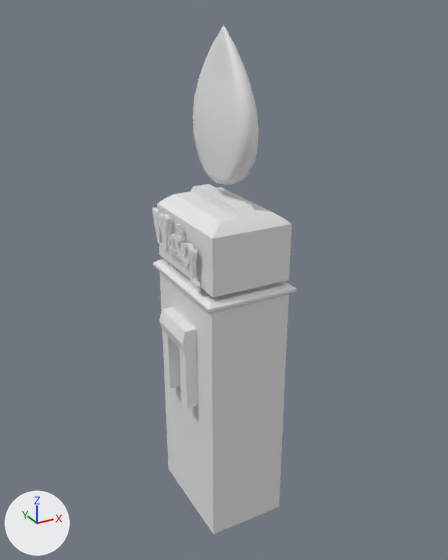
A saved change to the FBX model WeFixIt/Assets/Models/NathanLand/Environment/Props/WaterTotten.fbx.
Both versions are drawn from a 50 mm lens placed at (-6.53, -12.01, 12.34), pointed at (0.1, 0.04, 6.32). Arrows for +X, +Y and +Z are at lower left; the lights stay in place. Where no turn or scale is listed for an object, it has been applied to the vertices. Vertices at the same position are counted once.
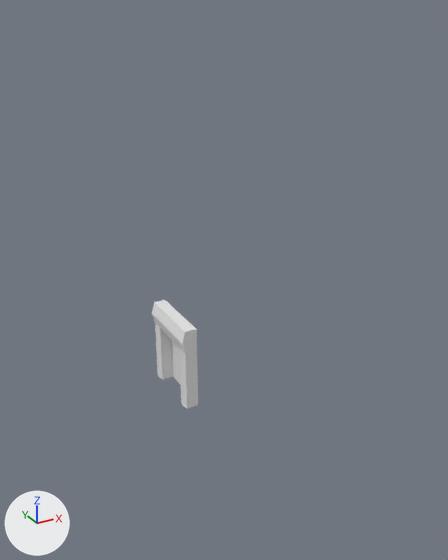
The newer file is also turned or shifted as a whole; pictures and numbers use the older file's frame.

Changed parts and their boxes (x1, y1, x2, y2) in the pictures (448 x 560 px; the box of a moved part takes in the faces that stretch with it):
'Plane', deleted
    before: (153, 184, 296, 534)
'Plane.003', deleted
    before: (193, 25, 259, 185)
'Plane.001', reshaped (18% wider, 7% taller)
    before: (159, 307, 198, 409)
    after: (152, 300, 198, 409)
'Plane.002', deleted
    before: (152, 207, 200, 288)
part 1 of me_plane_005, moved or reshaped
    before: (165, 312, 189, 347)
    after: (157, 305, 189, 385)
part 2 of me_plane_005, moved or reshaped
    before: (159, 307, 181, 388)
    after: (152, 300, 173, 380)

What the commit changed:
me_plane_005 has 48 vertices, 38 faces and spans x -1.37..-1.0, y -0.66..0.66, z 3.5..5.59.
me_plane_005 is used by ob_plane_001; location (0.0, 0.0, 0.0).
me_plane_005 part 1: all 6 vertices in x -1.37..-1.0, y 0.0, z 3.5..5.59 are moved by (0.0, 0.23, 0.0).
me_plane_005 part 2: all 21 vertices in x -1.37..-1.0, y 0.33..0.66, z 3.5..5.59 are moved by (0.0, 0.47, 0.0).
Object 'Plane.003' (ob_plane_003) is deleted.
Object 'Plane.002' (ob_plane_002) is deleted.
Object 'Plane' (ob_plane) is deleted.
